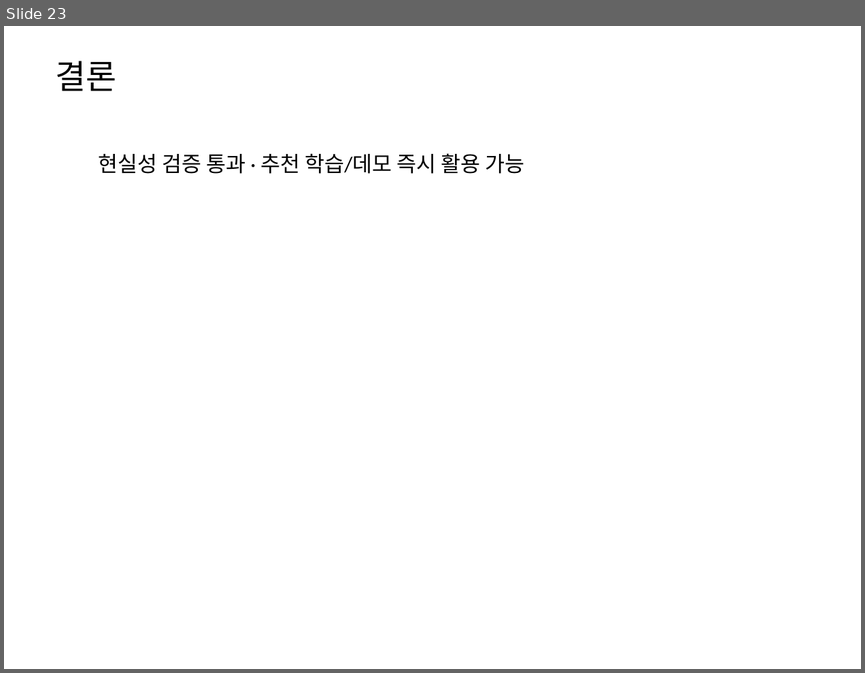
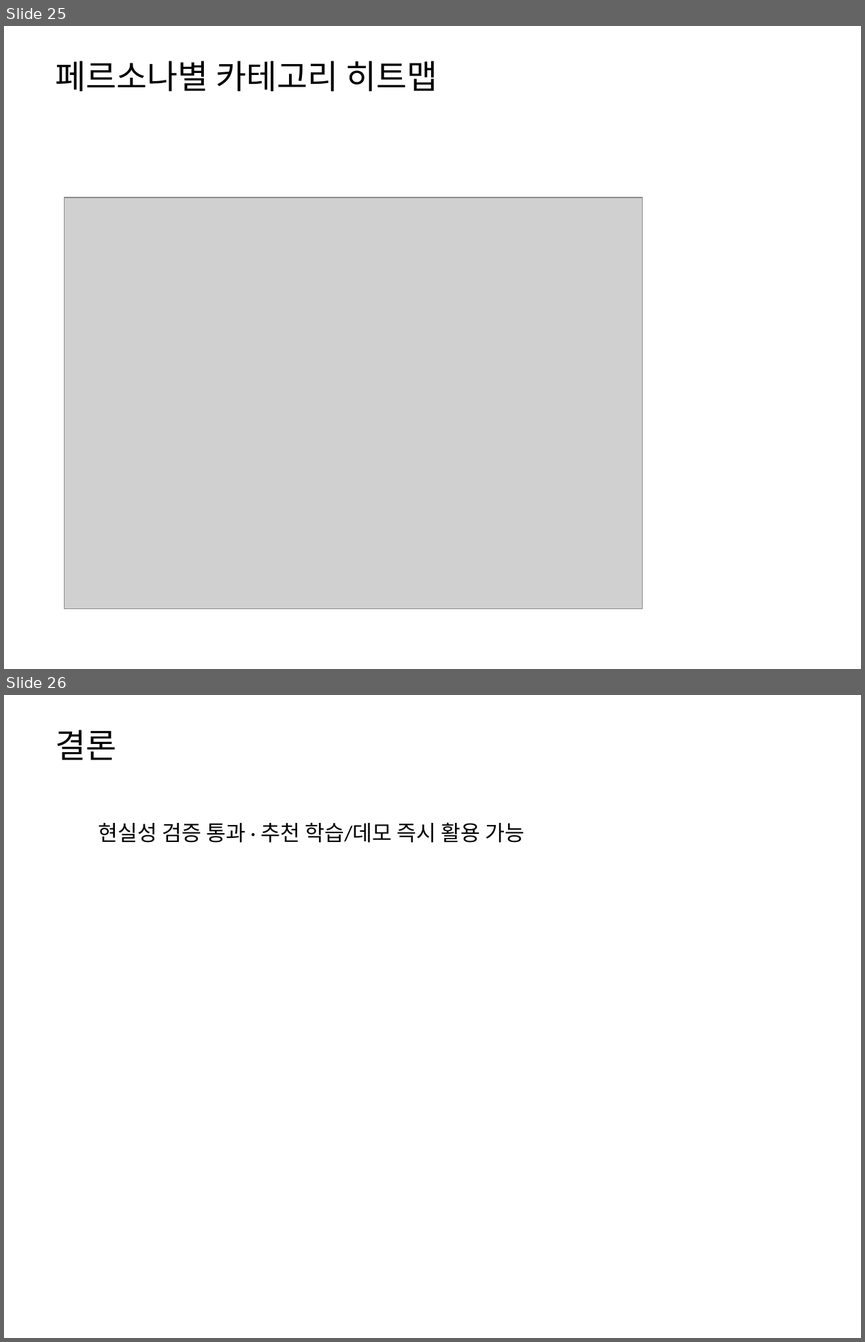
Before and after one commit to ai-sesac2-Nbbang/mogu-mogu-backend, a slide deck: scripts/mogumogu_report.pptx. Shown one above the other, each under a label of ours: slide 23 before the commit, slides 25 and 26 after it. The pictures are 865x673 and 865x1342 pixels, drawn with LibreOffice and Linux fonts; fonts in the diff are those of the drawing; grey boxes stand for pictures. Boxes give left, top, right and bottom in pixels: in the first picture for what was removed or moved away, otherwise in the second. Text is boxed around its words. In the diff, an @@ line names an element or a change of style, - is before the commit and + after.

```diff
--- a/scripts/mogumogu_report.pptx
+++ b/scripts/mogumogu_report.pptx
@@ slide 25 added at box(4, 26, 861, 669), background #FFFFFF @@
@@ text added at box(55, 61, 437, 91), 28 pt, text #000000 @@
+페르소나별 카테고리 히트맵
@@ picture added at box(64, 197, 643, 609) @@
@@ what was slide 23 is now slide 26 @@
```
Also in this commit, not shown: 2 other slides added, 12 other files.
